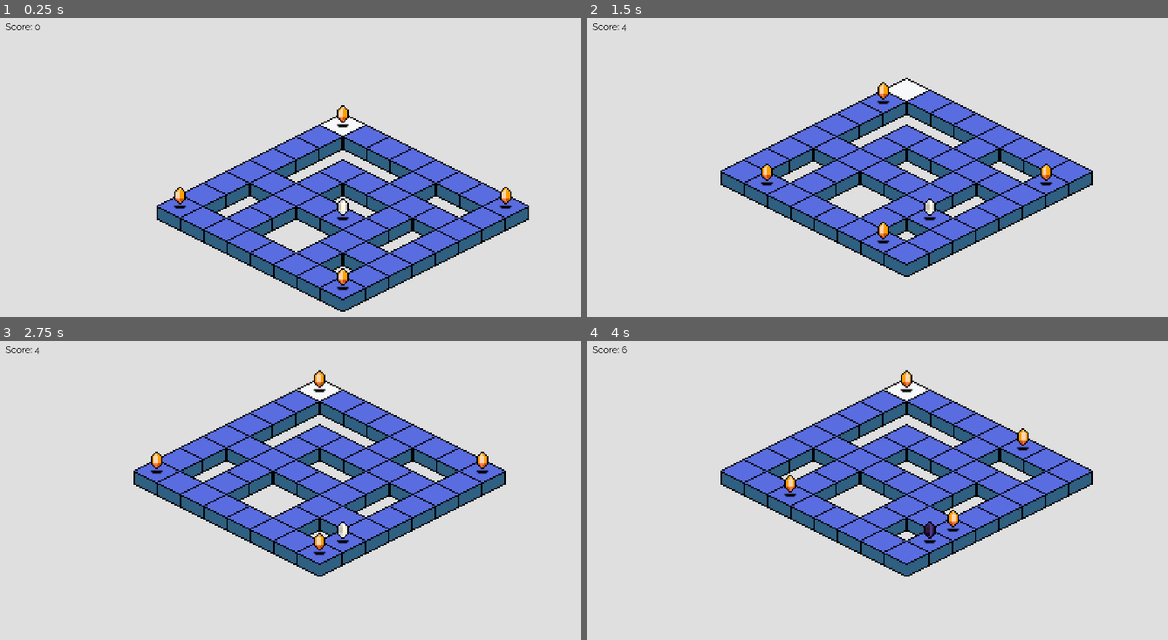
Above: before the commit, frames 1-4 (two rows, left to right).
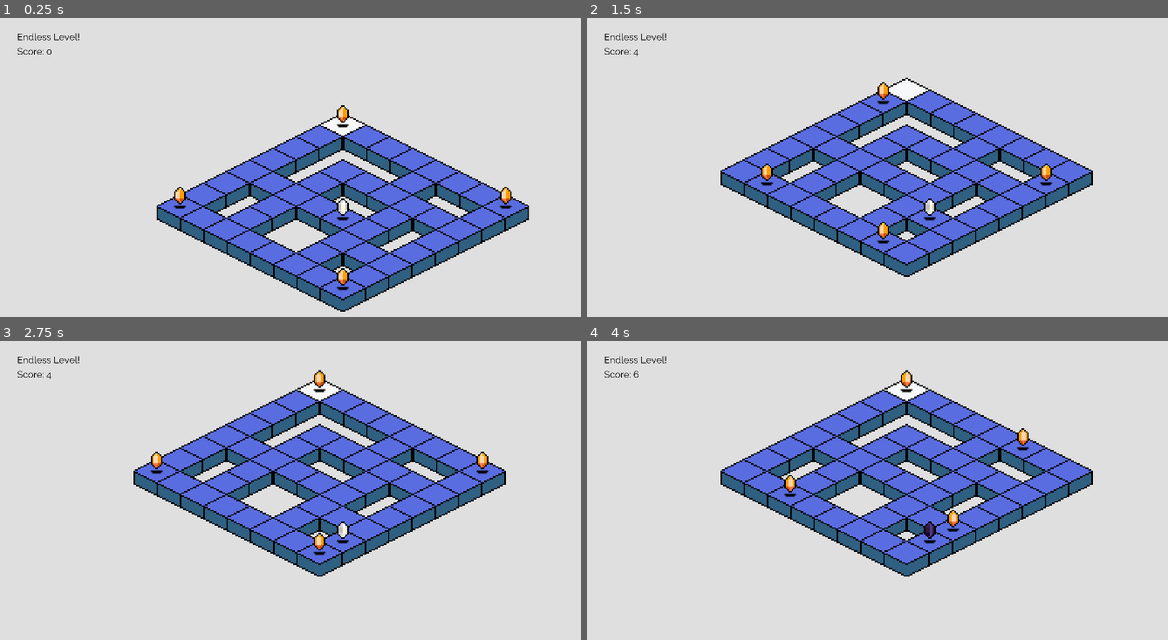
Above: after the commit, the same moments.

Repository: navisraditya/IDJCSUI
Game: Godot game, scene res://Scenes/Levels/endless.tscn
Two runs of this game, one before a commit and one after it. Both use one fixed random seed, a clock stepped at 60 frames per second and the inputs below. This scene is started directly instead of the project's main scene.
Inputs:
- Up to frame 1 (0.25 s): no input
- Up to frame 2 (1.5 s): hold Right (ui_right) 0.53-1.28 s; hold A (a) 0.53-1.28 s; tap Space (ui_select) at 0.77 s; tap D (d) at 0.8, 1.35 s; tap Enter at 1.25 s; hold Down (ui_down) from 1.28 s (still down)
- Up to frame 3 (2.75 s): tap Space (ui_select) at 1.52 s; tap S (s) at 1.55 s; release Down (ui_down) at 2.03 s; hold Right (ui_right) from 2.03 s (still down); hold S (s) from 2.03 s (still down); tap A (a) at 2.3 s
- Up to frame 4 (4 s): release Right (ui_right) at 2.78 s; release S (s) at 2.78 s; hold Up (ui_up) 2.78-3.53 s; tap A (a) at 2.85 s; tap Space (ui_select) at 3.02, 3.5, 3.77 s; tap D (d) at 3.05 s; hold Left (ui_left) from 3.53 s (still down); hold D (d) from 3.53 s (still down); tap S (s) at 3.8 s

The runs differ from the first frame. In frame 1, 0.2% of the frame differs, in the area x 0-14%, y 1-13%; in frame 2, 0.2%; in frame 3, 0.2%; in frame 4, 0.2%.

Commit message:
endless UI changed

Diff:
--- a/Scenes/Levels/endless.tscn
+++ b/Scenes/Levels/endless.tscn
@@ -26,14 +26,29 @@
 zoom = Vector2( 0.25, 0.25 )
 
 [node name="Label" type="Label" parent="Player/Camera2D"]
-margin_left = -232.0
-margin_top = -128.0
-margin_right = 196.0
-margin_bottom = 23.0
+margin_left = -984.0
+margin_top = -187.0
+margin_right = -553.0
+margin_bottom = -36.0
 rect_scale = Vector2( 0.05, 0.05 )
+rect_pivot_offset = Vector2( 800, 80 )
 custom_colors/font_color = Color( 0, 0, 0, 1 )
 custom_fonts/font = SubResource( 1 )
 text = "Level 4"
+__meta__ = {
+"_editor_description_": ""
+}
+
+[node name="Label2" type="Label" parent="Player/Camera2D"]
+margin_left = -984.0
+margin_top = -197.0
+margin_right = -124.0
+margin_bottom = -46.0
+rect_scale = Vector2( 0.05, 0.05 )
+rect_pivot_offset = Vector2( 800, 80 )
+custom_colors/font_color = Color( 0, 0, 0, 1 )
+custom_fonts/font = SubResource( 1 )
+text = "Endless Level!"
 __meta__ = {
 "_editor_description_": ""
 }
Not shown: 1 places in Scenes/Levels/endless.tscn that only renumber resources
